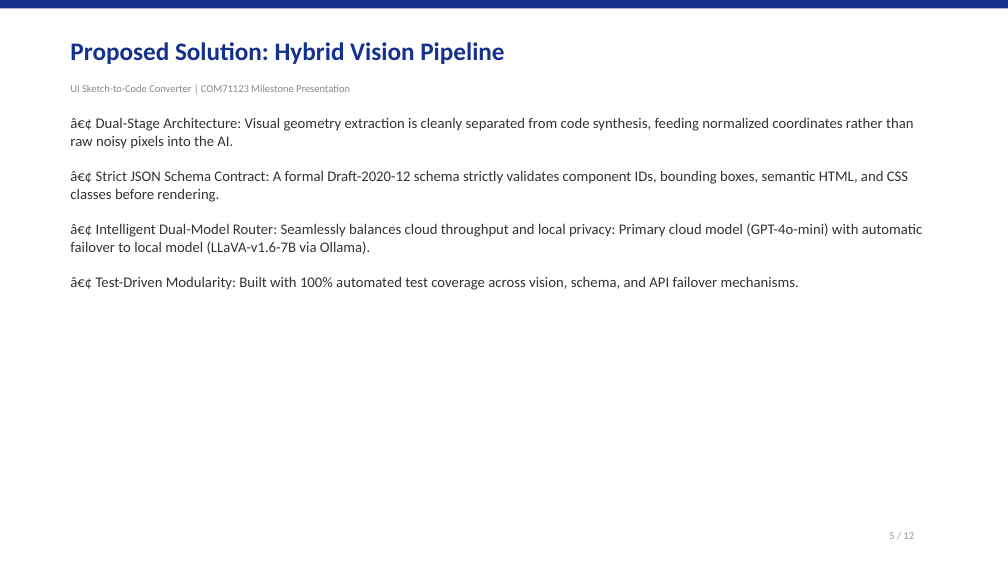
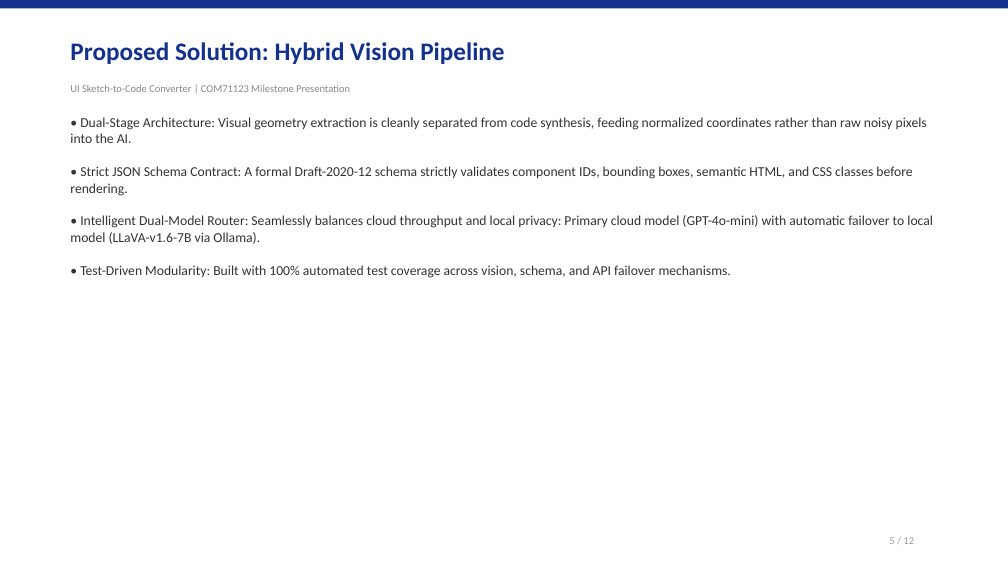
Before and after one commit to arun160420/ui-sketch-to-code, a slide deck: slide 5 of UI_Sketch_to_Code_Presentation.pptx. Drawn at 1008x567 pixels with LibreOffice and Linux fonts; fonts in the diff are those of the drawing. Boxes give left, top, right and bottom in pixels: in the first picture for what was removed or moved away, otherwise in the second. Text is boxed around its words. In the diff, an @@ line names an element or a change of style, - is before the commit and + after.

```diff
--- a/UI_Sketch_to_Code_Presentation.pptx
+++ b/UI_Sketch_to_Code_Presentation.pptx
@@ text at box(70, 117, 933, 278): text changed; size 14 to 13 pt @@
-â€¢ Dual-Stage Architecture: Visual geometry extraction is cleanly separated from code synthesis, feeding normalized coordinates rather than raw noisy pixels into the AI.
-â€¢ Strict JSON Schema Contract: A formal Draft-2020-12 schema strictly validates component IDs, bounding boxes, semantic HTML, and CSS classes before rendering.
-â€¢ Intelligent Dual-Model Router: Seamlessly balances cloud throughput and local privacy: Primary cloud model (GPT-4o-mini) with automatic failover to local model (LLaVA-v1.6-7B via Ollama).
-â€¢ Test-Driven Modularity: Built with 100% automated test coverage across vision, schema, and API failover mechanisms.
+• Dual-Stage Architecture: Visual geometry extraction is cleanly separated from code synthesis, feeding normalized coordinates rather than raw noisy pixels into the AI.
+• Strict JSON Schema Contract: A formal Draft-2020-12 schema strictly validates component IDs, bounding boxes, semantic HTML, and CSS classes before rendering.
+• Intelligent Dual-Model Router: Seamlessly balances cloud throughput and local privacy: Primary cloud model (GPT-4o-mini) with automatic failover to local model (LLaVA-v1.6-7B via Ollama).
+• Test-Driven Modularity: Built with 100% automated test coverage across vision, schema, and API failover mechanisms.
@@ text "5 / 12": place and size @@
-text "5 / 12" at box(889, 532, 914, 539)
+text "5 / 12" at box(889, 537, 914, 544)
```
Also in this commit, not shown: 10 other slides changed, 1 slide added, 1 slide removed, 1 other file.
